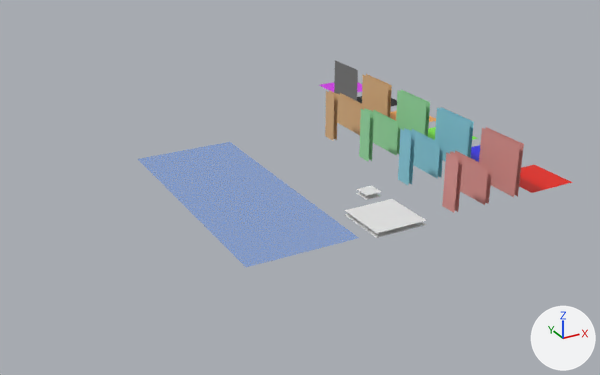
The FBX model Assets/VXR1161/Models/DealStealer-ModelKit.fbx as it was, and as the next commit left it.
One viewpoint serves both versions: a 50 mm lens placed at (-33.7, -29.9, 18.3), pointed at (-12.4, 8.8, -1.1). Every picture has the same lights, and +X, +Y and +Z are marked at lower right. The first picture is the older version. Where no turn or scale is listed for an object, it has been applied to the vertices.

Objects in the first picture: 'Floor Tile A', 'Roof Tile', 'Roof Tile.Small', 'Skylight', 'Wall A', 'Wall A.Half', 'Wall A.Mid', 'Wall B', 'Wall B.Half', 'Wall B.Mid', 'Wall C', 'Wall C.Half', 'Wall D' and 9 more.
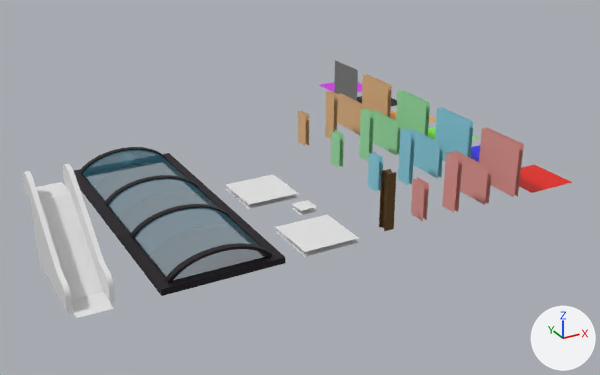
Edits to the bpy script that builds the scene:
```text
Change me_cube_017:
    used by ob_skylight; parent = ob_mesh; location = (-14.0, 0.0, 0.0); scale = (3.0, 0.125, 7.5)
    remove me_cube_017.from_pydata(...)  # 4 vertices, 1 face; spans x -2.0..0.0, y 0.0, z -2.0..0.0
    remove me_cube_017.materials.append(mat_skylight)  # blue #0b80e7
    add me_cube_017.from_pydata(...)  # 2115 vertices, 4369 faces; spans x -6.0..0.0, y -0.31..0.99, z -15.0..0.0
    me_cube_017 part 1: 3 vertices removed from x -2.0..0.0, y 0.0, z -2.0..0.0; 2114 vertices added at x -6.0..0.0, y -0.31..0.99, z -15.0..0.0
    add me_cube_017.materials.append(mat_skylight_glass)  # cyan #50abc7
    add me_cube_017.materials.append(mat_skylight_metal)  # black #0a000c
Add me_cube_025:
    me_cube_025.from_pydata([(-0.25, 0.0, 0.0), (-0.25, 0.0, 2.0), (-0.25, 1.0, 0.0), (-0.25, 1.0, 2.0), (0.0, 0.0, 0.0), (0.0, 0.0, 2.0), (0.0, 1.0, 0.0), (0.0, 1.0, 2.0)], [], [(0, 1, 3, 2), (6, 7, 5, 4)])
    me_cube_025.materials.append(mat_wall_c)  # green #a2e7ab
Add me_cube_024:
    me_cube_024.from_pydata([(-0.25, 0.0, 0.0), (-0.25, 0.0, 2.0), (-0.25, 1.0, 0.0), (-0.25, 1.0, 2.0), (0.0, 0.0, 0.0), (0.0, 0.0, 2.0), (0.0, 1.0, 0.0), (0.0, 1.0, 2.0)], [], [(0, 1, 3, 2), (6, 7, 5, 4)])
    me_cube_024.materials.append(mat_wall_b)  # cyan #90d6e7
Add me_cube_026:
    me_cube_026.from_pydata([(-0.25, 0.0, 0.0), (-0.25, 0.0, 2.0), (-0.25, 1.0, 0.0), (-0.25, 1.0, 2.0), (0.0, 0.0, 0.0), (0.0, 0.0, 2.0), (0.0, 1.0, 0.0), (0.0, 1.0, 2.0)], [], [(0, 1, 3, 2), (6, 7, 5, 4)])
    me_cube_026.materials.append(mat_wall_d)  # beige #e7bb89
Add me_cube_023:
    me_cube_023.from_pydata([(-0.25, 0.0, 0.0), (-0.25, 0.0, 2.0), (-0.25, 1.0, 0.0), (-0.25, 1.0, 2.0), (0.0, 0.0, 0.0), (0.0, 0.0, 2.0), (0.0, 1.0, 0.0), (0.0, 1.0, 2.0)], [], [(0, 1, 3, 2), (6, 7, 5, 4)])
    me_cube_023.materials.append(mat_wall_a)  # pink #e79c97
Change ob_roof_tile_small:
    ob_roof_tile_small.location: (-10.0, 4.0, 0.0) -> (-14.0, 4.0, 0.0)
Change ob_roof_tile:
    ob_roof_tile.location: (-10.0, 0.0, 0.0) -> (-14.0, 0.0, 0.0)
Change ob_skylight:
    ob_skylight.scale: (3.0, 0.125, 7.5) -> (1.0, 1.0, 1.0)
    ob_skylight.location: (-14.0, 0.0, 0.0) -> (-18.0, 0.0, 0.0)
Add ob_escalator:
    ob_escalator = bpy.data.objects.new('Escalator', me_cube)  # 128 vertices, 115 faces; spans x -2.0..0.0, y -0.5..6.5, z 0.0..4.21
    ob_escalator.location = (-26.0, 0.0, 0.0)
Add ob_wall_c_halfmid:
    ob_wall_c_halfmid = bpy.data.objects.new('Wall C.HalfMid', me_cube_025)
    ob_wall_c_halfmid.location = (-10.0, 8.0, 0.0)
Add ob_ceiling_tile_a:
    ob_ceiling_tile_a = bpy.data.objects.new('Ceiling Tile A', me_cube_016.copy())  # the mesh of ob_roof_tile
    ob_ceiling_tile_a.location = (-14.0, 6.0, 0.0)
Add ob_i_beam:
    ob_i_beam = bpy.data.objects.new('I-Beam', me_cube_028)  # 24 vertices, 19 faces; spans x -0.52..0.0, y 0.0..0.52, z 0.0..3.0; in mat_i_beam (brown #735734)
    ob_i_beam.location = (-12.0, 0.0, 0.0)
Add ob_wall_b_halfmid:
    ob_wall_b_halfmid = bpy.data.objects.new('Wall B.HalfMid', me_cube_024)
    ob_wall_b_halfmid.location = (-10.0, 4.0, 0.0)
Add ob_wall_d_halfmid:
    ob_wall_d_halfmid = bpy.data.objects.new('Wall D.HalfMid', me_cube_026)
    ob_wall_d_halfmid.location = (-10.0, 12.0, 0.0)
Add ob_wall_a_halfmid:
    ob_wall_a_halfmid = bpy.data.objects.new('Wall A.HalfMid', me_cube_023)
    ob_wall_a_halfmid.location = (-10.0, 0.0, 0.0)
```

What differs and where, as boxes (x1, y1, x2, y2) in the pictures (600 x 375 px):
'Skylight', reshaped, moved, rescaled, recoloured (19% taller): before (138, 142, 358, 267); after (74, 147, 286, 296)
'Escalator', added: after (23, 164, 115, 318)
'Roof Tile', moved: before (344, 199, 426, 238); after (275, 214, 359, 257)
'Ceiling Tile A', added: after (225, 174, 299, 209)
'I-Beam', added (brown): after (379, 169, 396, 231)
'Wall A.HalfMid', added: after (411, 177, 429, 221)
'Wall B.HalfMid', added (cyan): after (368, 152, 383, 193)
'Roof Tile.Small', moved: before (356, 186, 381, 200); after (292, 200, 317, 215)
'Wall C.HalfMid', added (green): after (330, 130, 344, 168)
'Wall D.HalfMid', added: after (298, 111, 309, 146)
